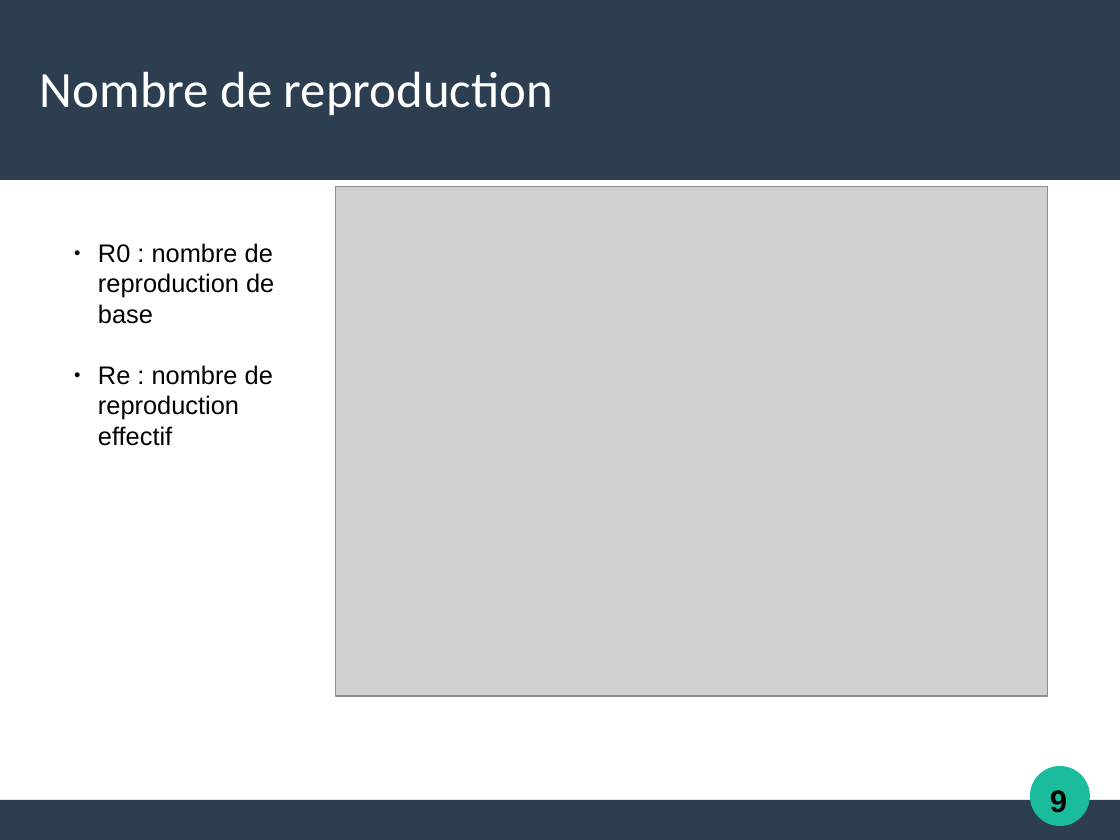
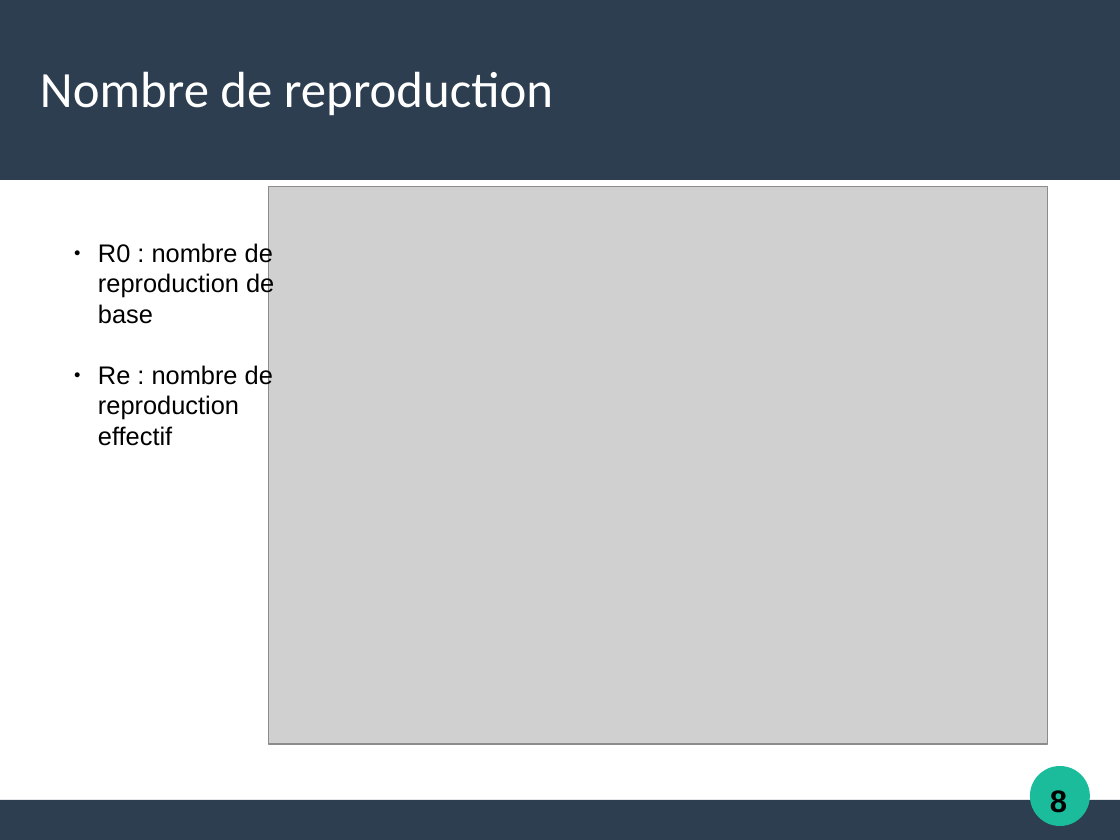
Before and after one commit to Alexia57/TIPE-2021-MP, a slide deck: slide 11 of Tipe_presentation.odp (slide 12 before the commit). Drawn at 1120x840 pixels with LibreOffice and Linux fonts; fonts in the diff are those of the drawing; grey boxes stand for pictures. Boxes give left, top, right and bottom in pixels: in the first picture for what was removed or moved away, otherwise in the second. Text is boxed around its words. In the diff, an @@ line names an element or a change of style, - is before the commit and + after.

```diff
--- a/Tipe_presentation.odp
+++ b/Tipe_presentation.odp
@@ picture: place and size @@
-picture at [336,187,1049,696]
+picture at [269,187,1049,745]
@@ text at [1050,790,1067,813]: text changed @@
-9
+8
```
Also in this commit, not shown: 13 other slides changed, 4 slides added, 6 slides removed, 31 other files.
